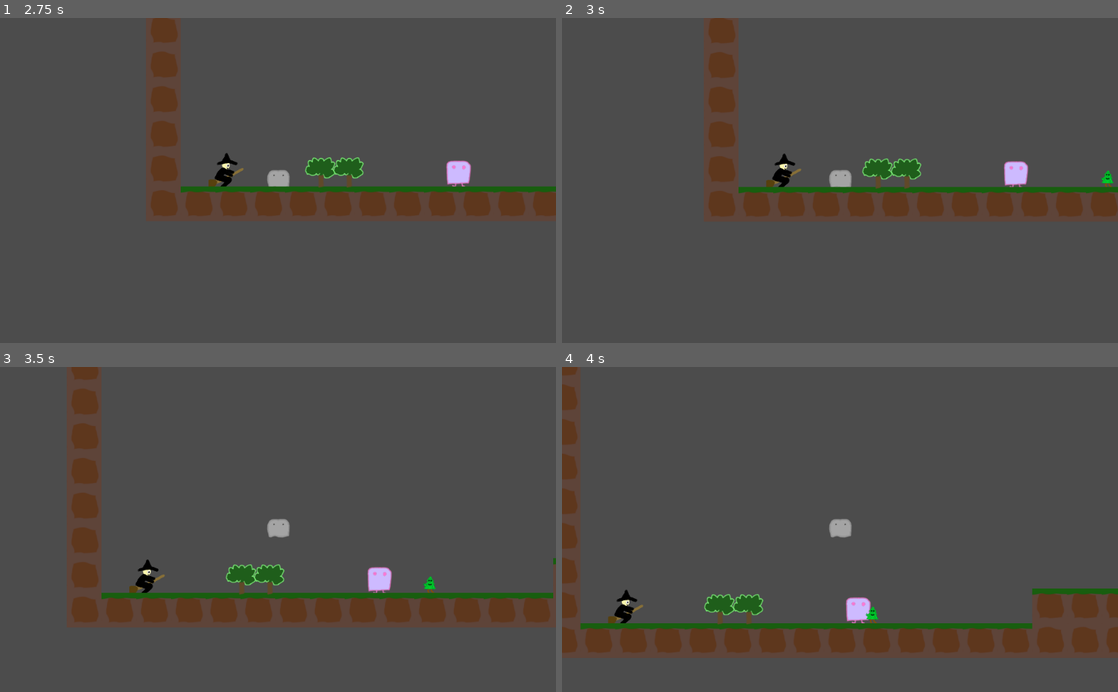
Above: before the commit, frames 1-4 (two rows, left to right).
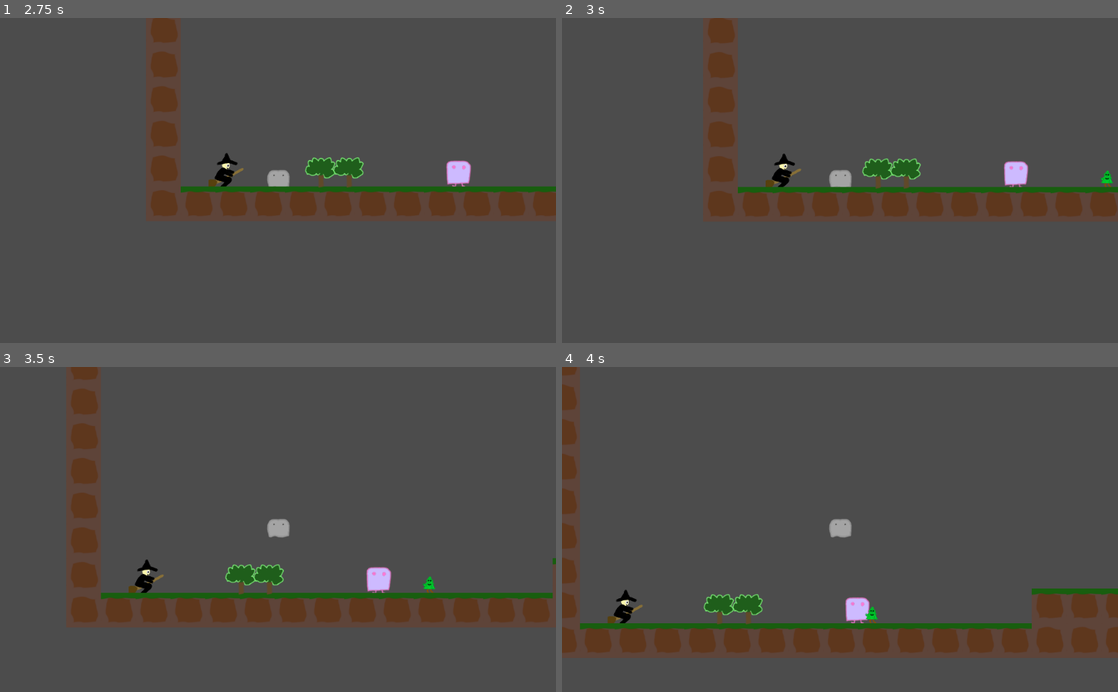
Above: after the commit, the same moments.

Repository: magic-gd/low-eff-jam
Game: Godot game, scene res://Game.tscn
Two runs of this game, one before a commit and one after it. Both use one fixed random seed, a clock stepped at 60 frames per second and the inputs below. The engine's default icon, where the game draws it, is replaced by a stand-in: a white triangle on a blue panel in a dark square.
Inputs:
- Up to frame 1 (2.75 s): hold D (move_right) 0.53-1.28 s; hold E (interact) 0.53-1.28 s; tap W (jump) at 0.77, 1.52 s; hold A (move_left) 1.28-2.03 s; tap Space (spray) at 1.35 s; hold D (move_right) from 2.03 s (still down); hold E (interact) from 2.03 s (still down)
- Up to frame 2 (3 s): keep holding D (move_right); release E (interact) at 2.78 s; tap Space (spray) at 2.85 s
- Up to frame 3 (3.5 s): keep holding D (move_right); tap W (jump) at 3.02 s
- Up to frame 4 (4 s): release D (move_right) at 3.53 s; hold A (move_left) from 3.53 s (still down); hold E (interact) from 3.53 s (still down); tap W (jump) at 3.77 s

Frame 1 is identical in both runs. In frame 2, 0.1% of the frame differs, in the area x 31-100%, y 41-54%; in frame 3, 0.3%, in the area x 18-100%, y 58-72%; in frame 4, 0.3%.

Commit message:
readded button to level and change interaction to group

Diff:
--- a/low/Game.tscn
+++ b/low/Game.tscn
@@ -11,6 +11,8 @@
 [ext_resource path="res://Elena_hexe_feuer/feuer.tscn" type="PackedScene" id=9]
 [ext_resource path="res://objects/RefillArea.tscn" type="PackedScene" id=10]
 [ext_resource path="res://Ghost.tscn" type="PackedScene" id=11]
+[ext_resource path="res://fjr/button/button.tscn" type="PackedScene" id=12]
+[ext_resource path="res://fjr/rock/rock.tscn" type="PackedScene" id=13]
 
 [sub_resource type="ConvexPolygonShape2D" id=1]
 points = PoolVector2Array( 64, 64, 0, 64, 0, 0, 64, 0 )
@@ -109,3 +111,11 @@
 [node name="RefillArea" parent="RefillAreas" instance=ExtResource( 10 )]
 position = Vector2( 3231.85, 476.462 )
 scale = Vector2( 1.58336, 0.785078 )
+
+[node name="Button" parent="." instance=ExtResource( 12 )]
+position = Vector2( 4089.91, 427.253 )
+
+[node name="Rock" parent="Button" instance=ExtResource( 13 )]
+position = Vector2( 335.356, 32.1086 )
+scale = Vector2( 1, 5 )
+[connection signal="pressed" from="Button" to="Button/Rock" method="_on_Button_pressed"]
--- a/low/fjr/button/button_controller.gd
+++ b/low/fjr/button/button_controller.gd
@@ -26,5 +26,5 @@
 
 
 func _on_Collider_body_entered(body):
-	if(body.name == "Player"):
+	if(body.is_in_group("player")):
 		activate()
Not shown: 1 places in low/Game.tscn that only renumber resources
